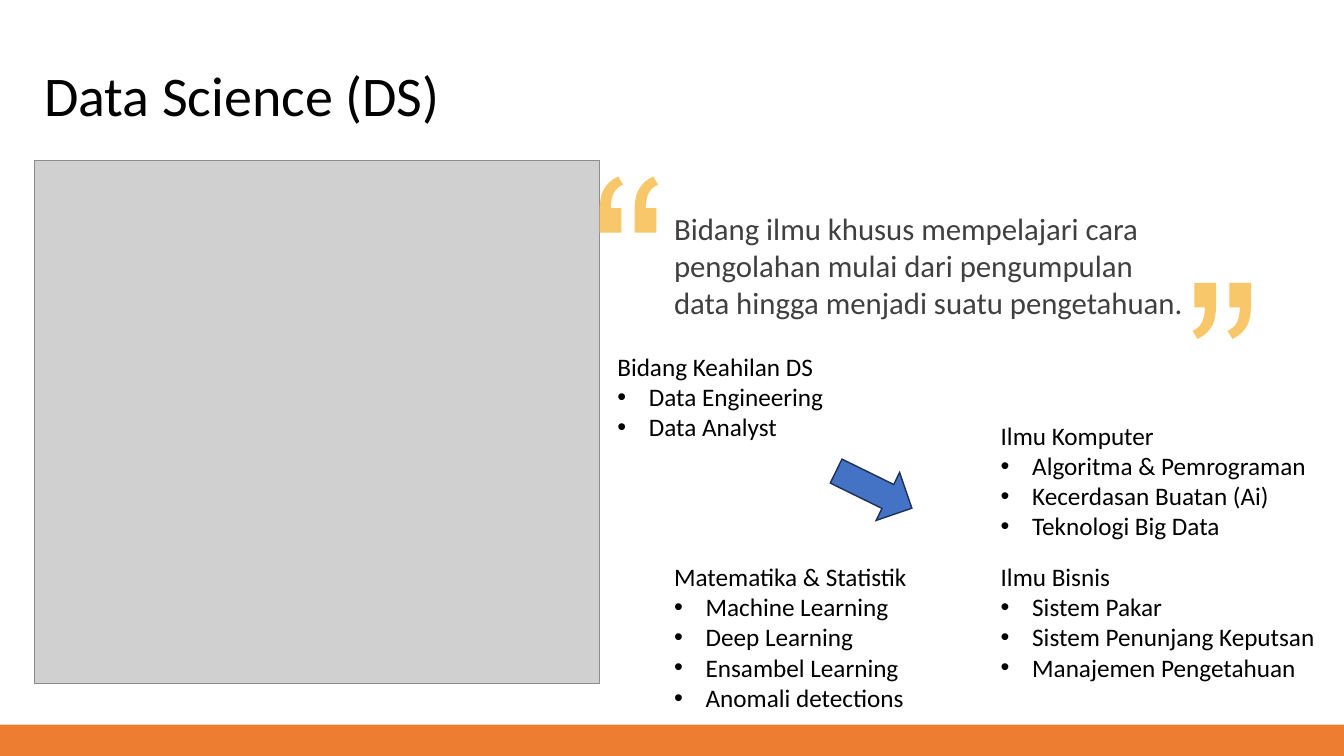
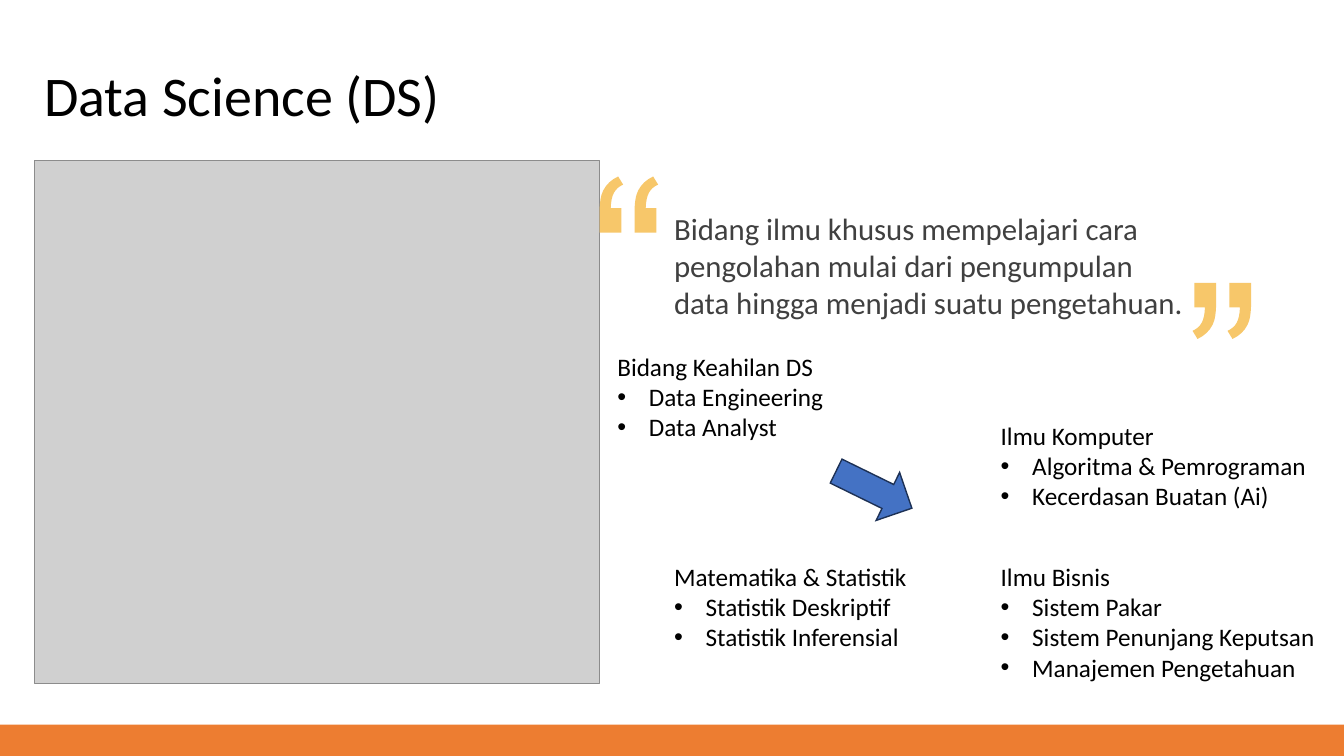
Before and after one commit to kusin/dashboard-video-games_v1.0, a slide deck: slide 3 of dataset/PPT Pelatihan Visualisasi Data.pptx. Drawn at 1344x756 pixels with LibreOffice and Linux fonts; fonts in the diff are those of the drawing; grey boxes stand for pictures. Boxes give left, top, right and bottom in pixels: in the first picture for what was removed or moved away, otherwise in the second. Text is boxed around its words. In the diff, an @@ line names an element or a change of style, - is before the commit and + after.

```diff
--- a/dataset/PPT Pelatihan Visualisasi Data.pptx
+++ b/dataset/PPT Pelatihan Visualisasi Data.pptx
@@ text at <box>1032,517,1220,540</box>: paragraph removed @@
-• Teknologi Big Data
@@ text at <box>706,598,899,647</box>: text changed @@
-• Machine Learning
-• Deep Learning
-• Ensambel Learning
-• Anomali detections
+• Statistik Deskriptif
+• Statistik Inferensial
```
